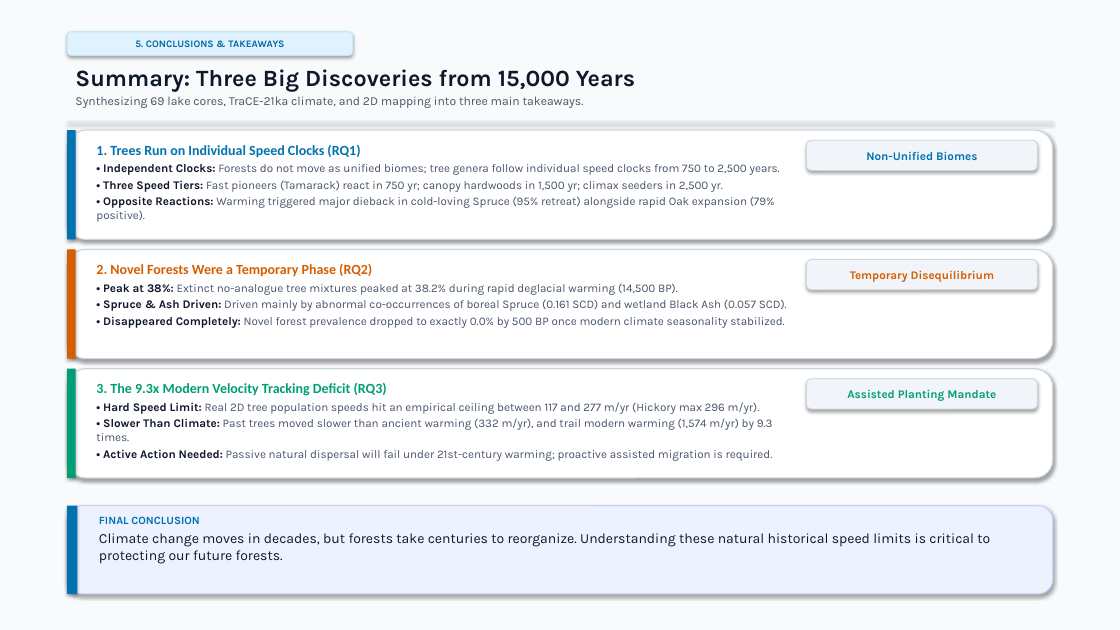
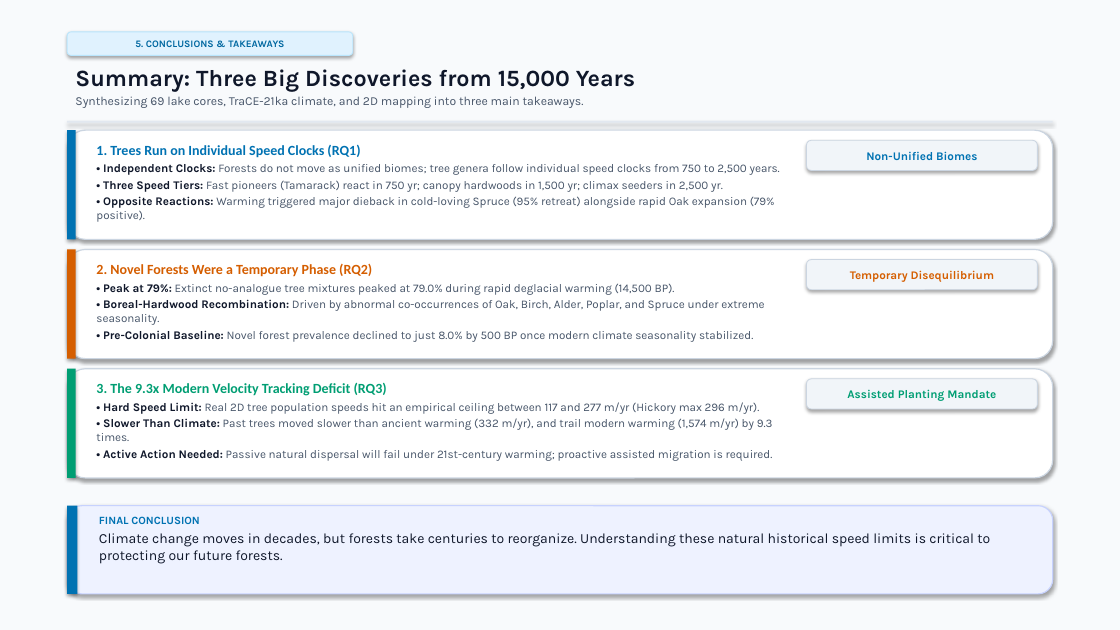
Before and after one commit to vivek-r-2000/EST-Project, a slide deck: slide 20 of TBD2_Final_Project_Presentation_unslopped.pptx. Drawn at 1120x630 pixels with LibreOffice and Linux fonts; fonts in the diff are those of the drawing. Boxes give left, top, right and bottom in pixels: in the first picture for what was removed or moved away, otherwise in the second. Text is boxed around its words. In the diff, an @@ line names an element or a change of style, - is before the commit and + after.

```diff
--- a/TBD2_Final_Project_Presentation_unslopped.pptx
+++ b/TBD2_Final_Project_Presentation_unslopped.pptx
@@ text at bbox=[96, 283, 764, 342]: text changed @@
-• Peak at 38%: Extinct no-analogue tree mixtures peaked at 38.2% during rapid deglacial warming (14,500 BP).
-• Spruce & Ash Driven: Driven mainly by abnormal co-occurrences of boreal Spruce (0.161 SCD) and wetland Black Ash (0.057 SCD).
-• Disappeared Completely: Novel forest prevalence dropped to exactly 0.0% by 500 BP once modern climate seasonality stabilized.
+• Peak at 79%: Extinct no-analogue tree mixtures peaked at 79.0% during rapid deglacial warming (14,500 BP).
+• Boreal-Hardwood Recombination: Driven by abnormal co-occurrences of Oak, Birch, Alder, Poplar, and Spruce under extreme seasonality.
+• Pre-Colonial Baseline: Novel forest prevalence declined to just 8.0% by 500 BP once modern climate seasonality stabilized.
```
Also in this commit, not shown: 8 other slides changed, 2 other files.
